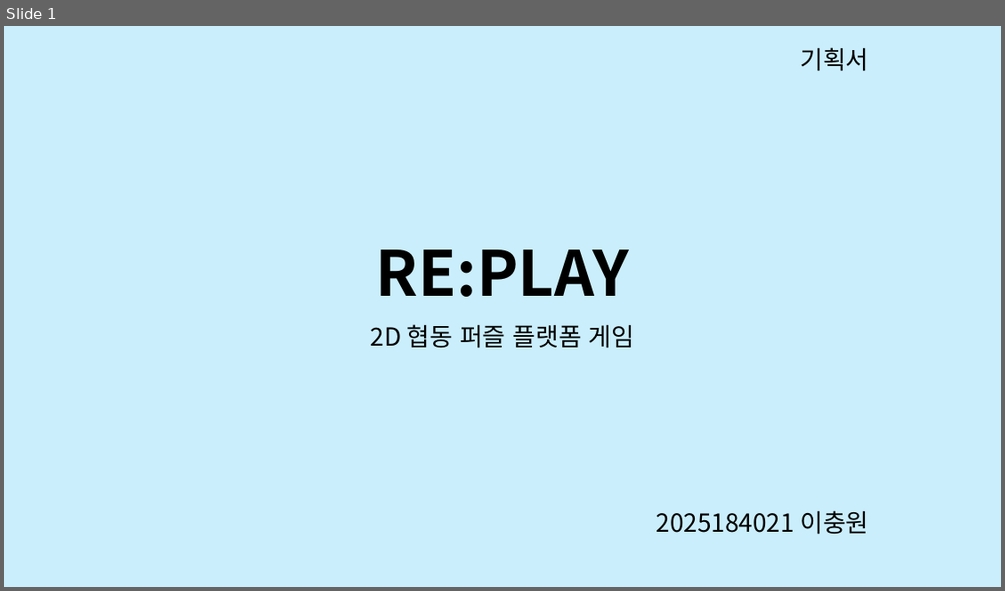
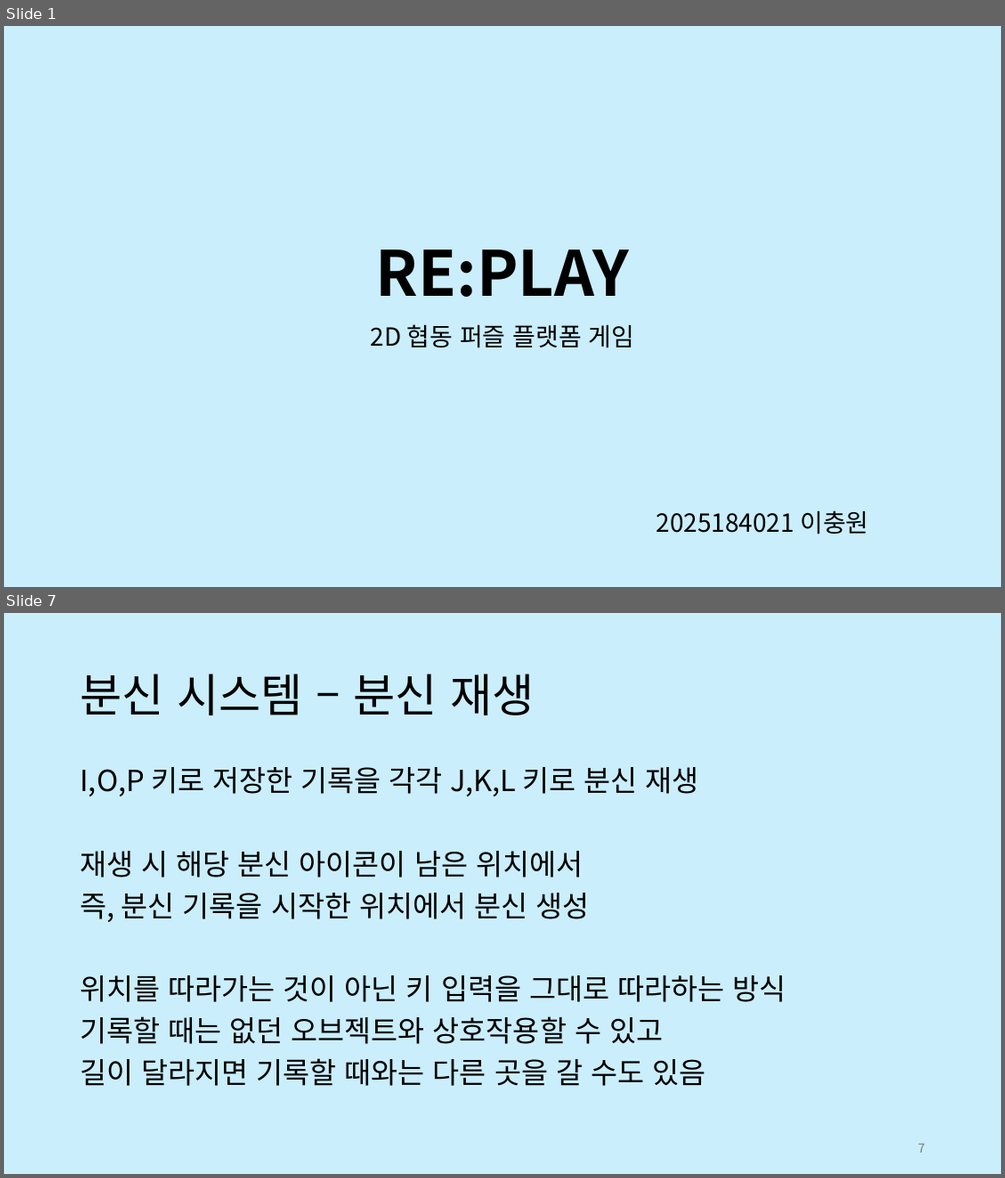
Before and after one commit to aufaks/2DGP_project_26, a slide deck: PR1/기획서.pptx. Shown one above the other, each under a label of ours: slide 1 before the commit, slides 1 and 7 after it; the slides between them are not shown. The pictures are 1005x591 and 1005x1178 pixels, drawn with LibreOffice and Linux fonts; fonts in the diff are those of the drawing. Boxes give left, top, right and bottom in pixels: in the first picture for what was removed or moved away, otherwise in the second. Text is boxed around its words. In the diff, an @@ line names an element or a change of style, - is before the commit and + after.

Commit message:
기획서 작성

```diff
--- a/PR1/기획서.pptx
+++ b/PR1/기획서.pptx
@@ slide 7 added at (x1=4, y1=613, x2=1001, y2=1174), background #CAEEFB @@
@@ title added at (x1=80, y1=674, x2=534, y2=715), 44 pt, text #000000 @@
+분신 시스템 – 분신 재생
@@ text added at (x1=80, y1=767, x2=786, y2=1086), 28 pt, text #000000 @@
+I,O,P 키로 저장한 기록을 각각 J,K,L 키로 분신 재생
+재생 시 해당 분신 아이콘이 남은 위치에서
+즉, 분신 기록을 시작한 위치에서 분신 생성
+위치를 따라가는 것이 아닌 키 입력을 그대로 따라하는 방식
+기록할 때는 없던 오브젝트와 상호작용할 수 있고
+길이 달라지면 기록할 때와는 다른 곳을 갈 수도 있음
@@ page number added at (x1=918, y1=1143, x2=925, y2=1152), 12 pt, text #797979 @@
+7
@@ slide 1 changed as well @@
@@ text removed at (x1=800, y1=47, x2=868, y2=71) @@
-기획서
```
Also in this commit, not shown: 12 other slides added, 2 slides removed, 1 other file.
